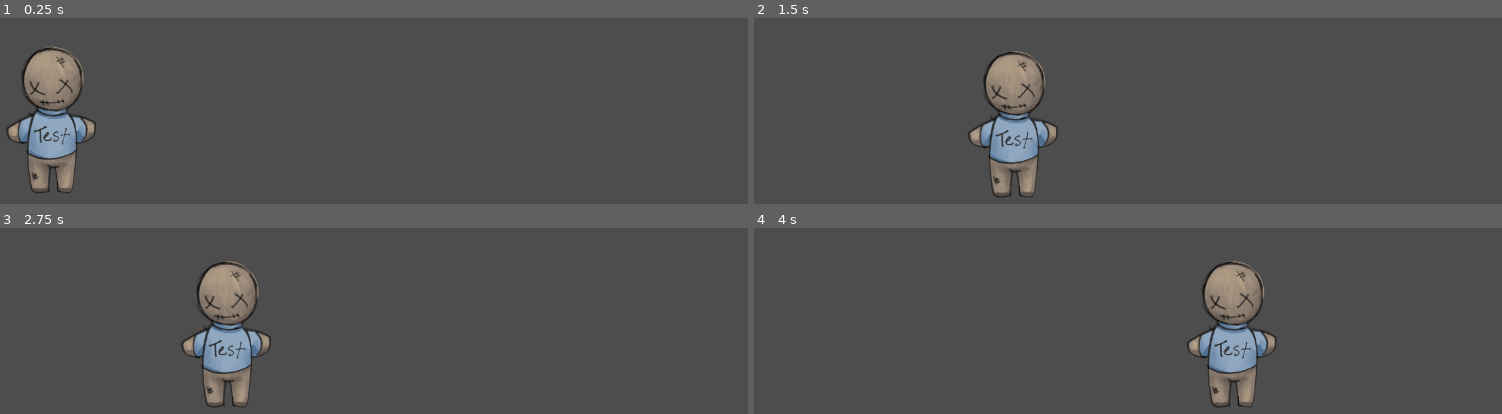
Above: before the commit, frames 1-4 (two rows, left to right).
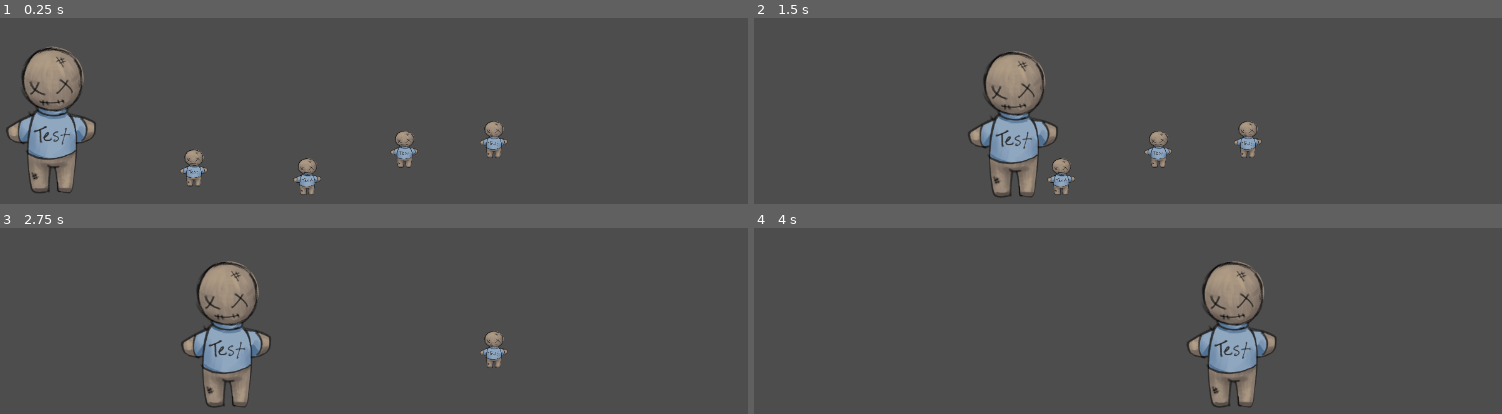
Above: after the commit, the same moments.

Repository: straysailor/toybox-gamejam-2025
Game: Godot game, scene res://scenes/room_2.tscn
Two runs of this game, one before a commit and one after it. Both use one fixed random seed, a clock stepped at 60 frames per second and the inputs below. This scene is started directly instead of the project's main scene.
Inputs:
- Up to frame 1 (0.25 s): no input
- Up to frame 2 (1.5 s): tap Enter (ui_accept) at 0.5, 0.77 s; hold W (interact) 0.53-1.28 s; hold Right (ui_right) from 0.53 s (still down); tap W (interact) at 1.35 s
- Up to frame 3 (2.75 s): tap Enter (ui_accept) at 1.52 s; release Right (ui_right) at 2.03 s; hold Left (ui_left) from 2.03 s (still down); hold W (interact) from 2.03 s (still down)
- Up to frame 4 (4 s): release Left (ui_left) at 2.78 s; release W (interact) at 2.78 s; hold Right (ui_right) from 2.78 s (still down); tap W (interact) at 2.85 s; tap Enter (ui_accept) at 3.02, 3.77 s; hold W (interact) from 3.53 s (still down)

The runs differ from the first frame. In frame 1, 1.5% of the frame differs, in the area x 24-68%, y 55-96%; in frame 2, 1.1%; in frame 3, 0.4%; in frame 4, nothing differs.

Commit message:
Created collectible item class that players can pick up instances of and add to their inventory.

Diff:
--- /dev/null
+++ b/collectible.gd
@@ -0,0 +1,14 @@
+class_name Collectible
+extends Node2D
+
+@export var item_name : String
+
+@onready var detector = $InteractArea
+@onready var animator = $AnimationPlayer
+var interactive = true
+
+func _on_body_entered(body: Node2D) -> void:
+	if body.name == "Player" and interactive:
+		interactive = false
+		animator.play("collect")
+		GameManager.inventory.add_item(item_name, 1)
--- a/project.godot
+++ b/project.godot
@@ -19,7 +19,7 @@
 
 Global="*res://scripts/global.gd"
 DialogueManager="*res://scripts/dialogue_manager.gd"
-PlayerInventory="*res://scripts/inventory.gd"
+GameManager="*res://scripts/game_manager.gd"
 
 [display]
 
--- /dev/null
+++ b/scenes/collectible.tscn
@@ -0,0 +1,104 @@
+[gd_scene load_steps=9 format=3 uid="uid://bgpeednoqvlk3"]
+
+[ext_resource type="Script" uid="uid://jnex0ror2wpj" path="res://collectible.gd" id="1_1pg6c"]
+[ext_resource type="Texture2D" uid="uid://hsuoqaru7h6q" path="res://assets/TestDummy1.png" id="2_61c27"]
+
+[sub_resource type="CircleShape2D" id="CircleShape2D_ga2k0"]
+radius = 66.007576
+
+[sub_resource type="AtlasTexture" id="AtlasTexture_6gns2"]
+atlas = ExtResource("2_61c27")
+region = Rect2(0, 0, 512, 512)
+
+[sub_resource type="SpriteFrames" id="SpriteFrames_rapul"]
+animations = [{
+"frames": [{
+"duration": 1.0,
+"texture": SubResource("AtlasTexture_6gns2")
+}],
+"loop": true,
+"name": &"default",
+"speed": 5.0
+}]
+
+[sub_resource type="Animation" id="Animation_1pg6c"]
+resource_name = "collect"
+length = 0.5
+tracks/0/type = "value"
+tracks/0/imported = false
+tracks/0/enabled = true
+tracks/0/path = NodePath("..:modulate")
+tracks/0/interp = 1
+tracks/0/loop_wrap = true
+tracks/0/keys = {
+"times": PackedFloat32Array(0, 0.5),
+"transitions": PackedFloat32Array(0.19614607, 21.856642),
+"update": 0,
+"values": [Color(1, 1, 1, 1), Color(1, 1, 1, 0)]
+}
+tracks/1/type = "value"
+tracks/1/imported = false
+tracks/1/enabled = true
+tracks/1/path = NodePath("..:scale")
+tracks/1/interp = 1
+tracks/1/loop_wrap = true
+tracks/1/keys = {
+"times": PackedFloat32Array(0, 0.5),
+"transitions": PackedFloat32Array(1, 1),
+"update": 0,
+"values": [Vector2(1, 1), Vector2(1.5, 1.5)]
+}
+
+[sub_resource type="Animation" id="Animation_61c27"]
+length = 0.001
+tracks/0/type = "value"
+tracks/0/imported = false
+tracks/0/enabled = true
+tracks/0/path = NodePath("..:modulate")
+tracks/0/interp = 1
+tracks/0/loop_wrap = true
+tracks/0/keys = {
+"times": PackedFloat32Array(0),
+"transitions": PackedFloat32Array(1),
+"update": 0,
+"values": [Color(1, 1, 1, 1)]
+}
+tracks/1/type = "value"
+tracks/1/imported = false
+tracks/1/enabled = true
+tracks/1/path = NodePath("..:scale")
+tracks/1/interp = 1
+tracks/1/loop_wrap = true
+tracks/1/keys = {
+"times": PackedFloat32Array(0),
+"transitions": PackedFloat32Array(1),
+"update": 0,
+"values": [Vector2(1, 1)]
+}
+
+[sub_resource type="AnimationLibrary" id="AnimationLibrary_ga2k0"]
+_data = {
+&"RESET": SubResource("Animation_61c27"),
+&"collect": SubResource("Animation_1pg6c")
+}
+
+[node name="Collectible" type="Node2D"]
+script = ExtResource("1_1pg6c")
+
+[node name="InteractArea" type="Area2D" parent="."]
+
+[node name="CollisionShape2D" type="CollisionShape2D" parent="InteractArea"]
+shape = SubResource("CircleShape2D_ga2k0")
+
+[node name="AnimatedSprite2D" type="AnimatedSprite2D" parent="."]
+scale = Vector2(0.30859375, 0.25195313)
+sprite_frames = SubResource("SpriteFrames_rapul")
+
+[node name="AnimationPlayer" type="AnimationPlayer" parent="."]
+root_node = NodePath("../AnimatedSprite2D")
+root_motion_local = true
+libraries = {
+&"": SubResource("AnimationLibrary_ga2k0")
+}
+
+[connection signal="body_entered" from="InteractArea" to="." method="_on_body_entered"]
--- a/scenes/room_2.tscn
+++ b/scenes/room_2.tscn
@@ -1,7 +1,8 @@
-[gd_scene load_steps=3 format=3 uid="uid://b5ly1si26xanw"]
+[gd_scene load_steps=4 format=3 uid="uid://b5ly1si26xanw"]
 
 [ext_resource type="PackedScene" uid="uid://dqxg0i0inl20q" path="res://scenes/room_layout.tscn" id="1_586c8"]
 [ext_resource type="PackedScene" uid="uid://ckudr8chj1kgo" path="res://scenes/player.tscn" id="2_w0ydv"]
+[ext_resource type="PackedScene" uid="uid://bgpeednoqvlk3" path="res://scenes/collectible.tscn" id="3_4et86"]
 
 [node name="Room2" type="Node2D"]
 
@@ -13,3 +14,19 @@
 
 [node name="Player" parent="." instance=ExtResource("2_w0ydv")]
 position = Vector2(273, 230)
+
+[node name="Collectible1" parent="." instance=ExtResource("3_4et86")]
+position = Vector2(728, 405)
+item_name = "Magic Orb"
+
+[node name="Collectible" parent="." instance=ExtResource("3_4et86")]
+position = Vector2(1091, 433)
+item_name = "Magic Orb"
+
+[node name="Collectible2" parent="." instance=ExtResource("3_4et86")]
+position = Vector2(1402, 345)
+item_name = "Magic Orb"
+
+[node name="Collectible3" parent="." instance=ExtResource("3_4et86")]
+position = Vector2(1688, 314)
+item_name = "Maguc Orb"
--- /dev/null
+++ b/scripts/game_manager.gd
@@ -0,0 +1,3 @@
+extends Node
+
+var inventory: Inventory = Inventory.new()
--- a/scripts/inventory.gd
+++ b/scripts/inventory.gd
@@ -1,11 +1,14 @@
-extends Node
+class_name Inventory
 
+@export var id: String
+@export var inventory : Dictionary
 
-# Called when the node enters the scene tree for the first time.
-func _ready() -> void:
-	pass # Replace with function body.
+func add_item(name, number):
+	var count = inventory.get(name)
+	if count:
+		inventory.set(name, number + count)
+	else:
+		inventory.set(name, number)
 
-
-# Called every frame. 'delta' is the elapsed time since the previous frame.
-func _process(delta: float) -> void:
-	pass
+func check_for_item(name):
+	print(inventory.get(name))
Not shown, added: collectible.gd.uid
Not shown, added: scripts/game_manager.gd.uid
